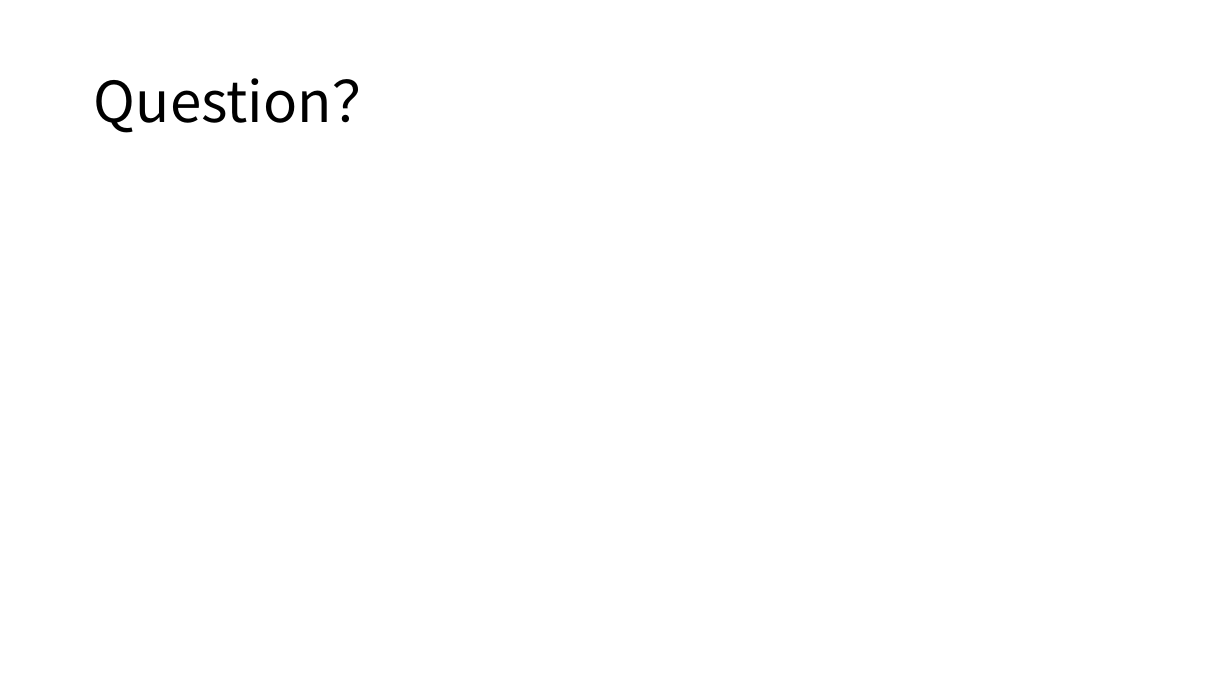
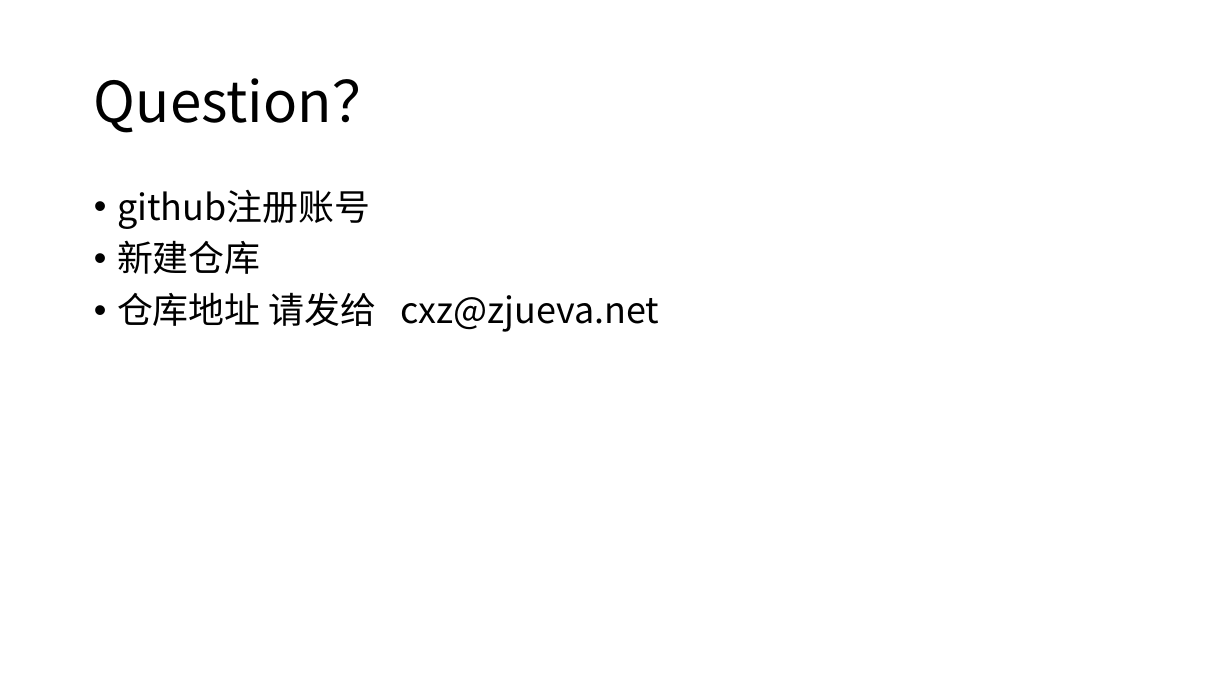
Before and after one commit to cxz66666/wechat-miniprogram, a slide deck: slide 51 of Day1/第一讲.pptx. Drawn at 1232x693 pixels with LibreOffice and Linux fonts; fonts in the diff are those of the drawing. Boxes give left, top, right and bottom in pixels: in the first picture for what was removed or moved away, otherwise in the second. Text is boxed around its words. In the diff, an @@ line names an element or a change of style, - is before the commit and + after.

```diff
--- a/Day1/第一讲.pptx
+++ b/Day1/第一讲.pptx
@@ text added at (117,190,659,332), 28 pt, text #000000 @@
+• github注册账号
+• 新建仓库
+• 仓库地址 请发给 cxz@zjueva.net
```
Also in this commit, not shown: 2 other files.
